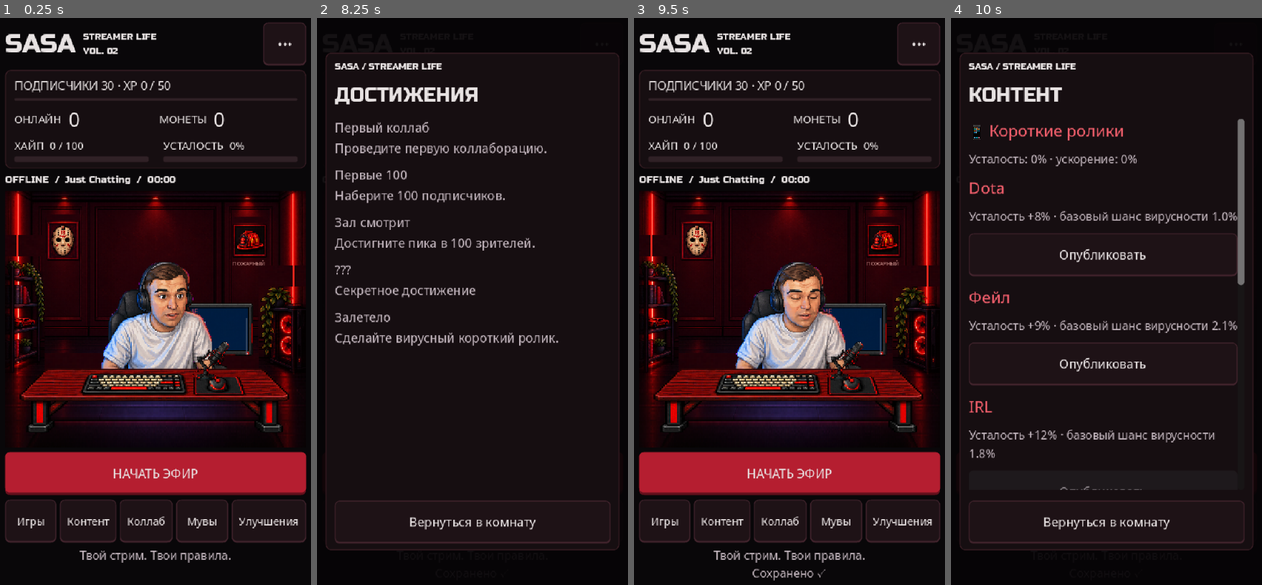
Above: before the commit, frames 1-4 (left to right).
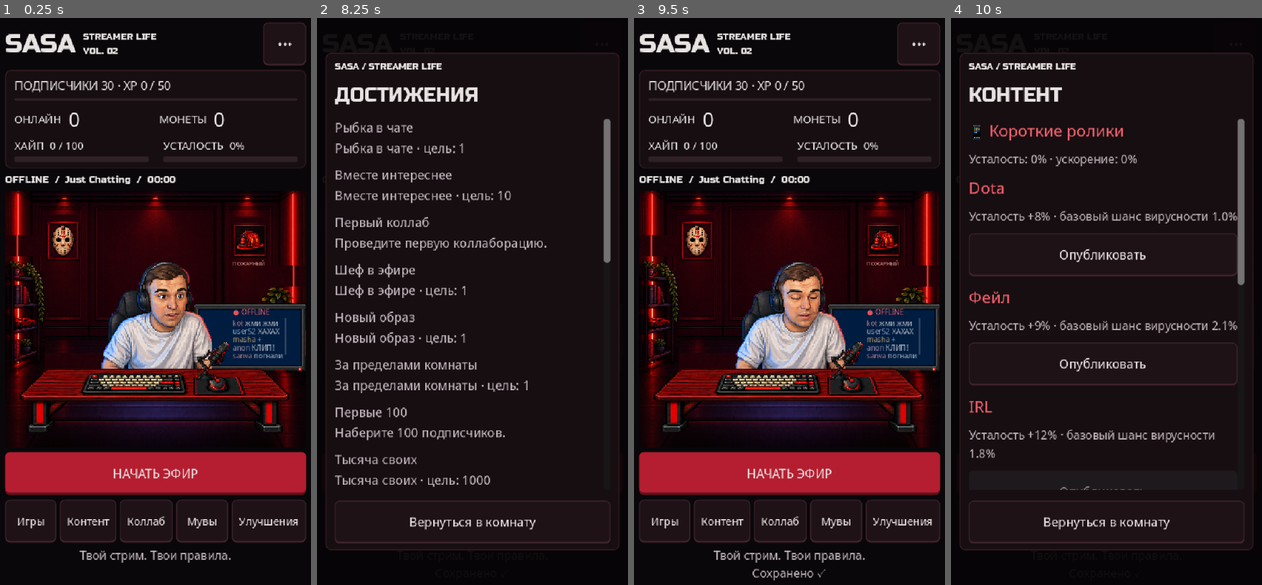
Above: after the commit, the same moments.

Repository: maximka9/TestMobileApp
Game: Godot game, scene res://src/features/stream/scenes/main_game.tscn
Same seed, same stepped clock (60 frames per second), same inputs: the game is played once before the commit and once after it.
Inputs:
- Up to frame 1 (0.25 s): no input
- Up to frame 2 (8.25 s): click "Контент" at 0.5 s; click "НАЧАТЬ ЭФИР" at 1.25 s; click "НАЧАТЬ ЭФИР" at 2 s; click "•••" at 2.75 s; click "Игры" at 3.5 s; click "Коллаб" at 4.25 s; click "Мувы" at 5 s; click "Улучшения" at 5.75 s; click "Вернуться в комнату" at 6.5 s; click "•••" at 7.25 s; click "Достижения" at 8 s
- Up to frame 3 (9.5 s): click "Игры" at 8.75 s
- Up to frame 4 (10 s): click "Контент" at 9.5 s

The runs differ from the first frame. In frame 1, 2.7% of the frame differs, in the area x 60-99%, y 50-63%; in frame 2, 6.9%, in the area x 5-95%, y 17-83%; in frame 3, 2.7%; in frame 4, less than 0.1%.

Commit message:
test: verify v0.4 integration and fix regressions

Diff:
--- a/project.godot
+++ b/project.godot
@@ -2,7 +2,7 @@
 
 [application]
 config/name="SASAclicker"
-config/version="0.2.0"
+config/version="0.4.0"
 run/main_scene="res://src/features/stream/scenes/main_game.tscn"
 config/features=PackedStringArray("4.7", "GL Compatibility")
 config/icon="res://assets/icons/icon.svg"
--- /dev/null
+++ b/resources/achievements/aquarium.tres
@@ -0,0 +1,10 @@
+[gd_resource type="Resource" script_class="AchievementDefinition" load_steps=2 format=3]
+[ext_resource type="Script" path="res://src/domain/models/achievement_definition.gd" id="1"]
+[resource]
+script = ExtResource("1")
+id = "aquarium"
+display_name = "Рыбка в чате"
+category = "Комната"
+description = "Рыбка в чате · цель: 1"
+metric = "aquarium"
+threshold = 1
--- /dev/null
+++ b/resources/achievements/collabs_10.tres
@@ -0,0 +1,10 @@
+[gd_resource type="Resource" script_class="AchievementDefinition" load_steps=2 format=3]
+[ext_resource type="Script" path="res://src/domain/models/achievement_definition.gd" id="1"]
+[resource]
+script = ExtResource("1")
+id = "collabs_10"
+display_name = "Вместе интереснее"
+category = "Коллабы"
+description = "Вместе интереснее · цель: 10"
+metric = "collabs"
+threshold = 10
--- /dev/null
+++ b/resources/achievements/first_cooking.tres
@@ -0,0 +1,10 @@
+[gd_resource type="Resource" script_class="AchievementDefinition" load_steps=2 format=3]
+[ext_resource type="Script" path="res://src/domain/models/achievement_definition.gd" id="1"]
+[resource]
+script = ExtResource("1")
+id = "first_cooking"
+display_name = "Шеф в эфире"
+category = "Контент"
+description = "Шеф в эфире · цель: 1"
+metric = "cooking"
+threshold = 1
--- /dev/null
+++ b/resources/achievements/first_cosplay.tres
@@ -0,0 +1,10 @@
+[gd_resource type="Resource" script_class="AchievementDefinition" load_steps=2 format=3]
+[ext_resource type="Script" path="res://src/domain/models/achievement_definition.gd" id="1"]
+[resource]
+script = ExtResource("1")
+id = "first_cosplay"
+display_name = "Новый образ"
+category = "Контент"
+description = "Новый образ · цель: 1"
+metric = "cosplay"
+threshold = 1
--- /dev/null
+++ b/resources/achievements/first_irl.tres
@@ -0,0 +1,10 @@
+[gd_resource type="Resource" script_class="AchievementDefinition" load_steps=2 format=3]
+[ext_resource type="Script" path="res://src/domain/models/achievement_definition.gd" id="1"]
+[resource]
+script = ExtResource("1")
+id = "first_irl"
+display_name = "За пределами комнаты"
+category = "Контент"
+description = "За пределами комнаты · цель: 1"
+metric = "irl"
+threshold = 1
--- /dev/null
+++ b/resources/achievements/followers_1000.tres
@@ -0,0 +1,10 @@
+[gd_resource type="Resource" script_class="AchievementDefinition" load_steps=2 format=3]
+[ext_resource type="Script" path="res://src/domain/models/achievement_definition.gd" id="1"]
+[resource]
+script = ExtResource("1")
+id = "followers_1000"
+display_name = "Тысяча своих"
+category = "Карьера"
+description = "Тысяча своих · цель: 1000"
+metric = "followers"
+threshold = 1000
--- /dev/null
+++ b/resources/achievements/followers_10000.tres
@@ -0,0 +1,10 @@
+[gd_resource type="Resource" script_class="AchievementDefinition" load_steps=2 format=3]
+[ext_resource type="Script" path="res://src/domain/models/achievement_definition.gd" id="1"]
+[resource]
+script = ExtResource("1")
+id = "followers_10000"
+display_name = "Известный канал"
+category = "Карьера"
+description = "Известный канал · цель: 10000"
+metric = "followers"
+threshold = 10000
--- /dev/null
+++ b/resources/achievements/followers_100000.tres
@@ -0,0 +1,10 @@
+[gd_resource type="Resource" script_class="AchievementDefinition" load_steps=2 format=3]
+[ext_resource type="Script" path="res://src/domain/models/achievement_definition.gd" id="1"]
+[resource]
+script = ExtResource("1")
+id = "followers_100000"
+display_name = "Большая аудитория"
+category = "Карьера"
+description = "Большая аудитория · цель: 100000"
+metric = "followers"
+threshold = 100000
--- /dev/null
+++ b/resources/achievements/followers_1000000.tres
@@ -0,0 +1,10 @@
+[gd_resource type="Resource" script_class="AchievementDefinition" load_steps=2 format=3]
+[ext_resource type="Script" path="res://src/domain/models/achievement_definition.gd" id="1"]
+[resource]
+script = ExtResource("1")
+id = "followers_1000000"
+display_name = "Миллион своих"
+category = "Карьера"
+description = "Миллион своих · цель: 1000000"
+metric = "followers"
+threshold = 1000000
--- /dev/null
+++ b/resources/achievements/high_tier_collab.tres
@@ -0,0 +1,10 @@
+[gd_resource type="Resource" script_class="AchievementDefinition" load_steps=2 format=3]
+[ext_resource type="Script" path="res://src/domain/models/achievement_definition.gd" id="1"]
+[resource]
+script = ExtResource("1")
+id = "high_tier_collab"
+display_name = "На большой сцене"
+category = "Коллабы"
+description = "На большой сцене · цель: 1"
+metric = "high_tier_collabs"
+threshold = 1
--- /dev/null
+++ b/resources/achievements/peak_1000.tres
@@ -0,0 +1,10 @@
+[gd_resource type="Resource" script_class="AchievementDefinition" load_steps=2 format=3]
+[ext_resource type="Script" path="res://src/domain/models/achievement_definition.gd" id="1"]
+[resource]
+script = ExtResource("1")
+id = "peak_1000"
+display_name = "Тысяча в эфире"
+category = "Онлайн"
+description = "Тысяча в эфире · цель: 1000"
+metric = "peak"
+threshold = 1000
--- /dev/null
+++ b/resources/achievements/peak_10000.tres
@@ -0,0 +1,10 @@
+[gd_resource type="Resource" script_class="AchievementDefinition" load_steps=2 format=3]
+[ext_resource type="Script" path="res://src/domain/models/achievement_definition.gd" id="1"]
+[resource]
+script = ExtResource("1")
+id = "peak_10000"
+display_name = "Полный стадион"
+category = "Онлайн"
+description = "Полный стадион · цель: 10000"
+metric = "peak"
+threshold = 10000
--- /dev/null
+++ b/resources/achievements/peak_50000.tres
@@ -0,0 +1,10 @@
+[gd_resource type="Resource" script_class="AchievementDefinition" load_steps=2 format=3]
+[ext_resource type="Script" path="res://src/domain/models/achievement_definition.gd" id="1"]
+[resource]
+script = ExtResource("1")
+id = "peak_50000"
+display_name = "Главный эфир"
+category = "Онлайн"
+description = "Главный эфир · цель: 50000"
+metric = "peak"
+threshold = 50000
--- /dev/null
+++ b/resources/achievements/relocation.tres
@@ -0,0 +1,10 @@
+[gd_resource type="Resource" script_class="AchievementDefinition" load_steps=2 format=3]
+[ext_resource type="Script" path="res://src/domain/models/achievement_definition.gd" id="1"]
+[resource]
+script = ExtResource("1")
+id = "relocation"
+display_name = "Новоселье"
+category = "Комната"
+description = "Новоселье · цель: 1"
+metric = "moved_home"
+threshold = 1
--- /dev/null
+++ b/resources/achievements/room_complete.tres
@@ -0,0 +1,10 @@
+[gd_resource type="Resource" script_class="AchievementDefinition" load_steps=2 format=3]
+[ext_resource type="Script" path="res://src/domain/models/achievement_definition.gd" id="1"]
+[resource]
+script = ExtResource("1")
+id = "room_complete"
+display_name = "Полный интерьер"
+category = "Комната"
+description = "Полный интерьер · цель: 4"
+metric = "room_items"
+threshold = 4
--- a/resources/achievements/slay_king.tres
+++ b/resources/achievements/slay_king.tres
@@ -9,3 +9,4 @@
 metric = "slay"
 threshold = 1
 secret = true
+requirements = {"followers": 1000000, "peak": 50000, "reputation": 80, "high_tier_collabs": 3, "achievements": 12}
--- /dev/null
+++ b/resources/achievements/viral_10.tres
@@ -0,0 +1,10 @@
+[gd_resource type="Resource" script_class="AchievementDefinition" load_steps=2 format=3]
+[ext_resource type="Script" path="res://src/domain/models/achievement_definition.gd" id="1"]
+[resource]
+script = ExtResource("1")
+id = "viral_10"
+display_name = "Вирусный автор"
+category = "Контент"
+description = "Вирусный автор · цель: 10"
+metric = "viral_posts"
+threshold = 10
--- a/src/app/app_bootstrap.gd
+++ b/src/app/app_bootstrap.gd
@@ -60,7 +60,7 @@
 	controller.configure.call_deferred(self)
 	queue.request_save()
 	set_process(true)
-	logger.write("INFO", "APP", "game_started", {"version": "0.2.0"})
+	logger.write("INFO", "APP", "game_started", {"version": ProjectSettings.get_setting("application/config/version")})
 
 func _load_config_resource() -> Resource:
 	var path: String = config_path
--- a/src/domain/models/achievement_definition.gd
+++ b/src/domain/models/achievement_definition.gd
@@ -8,3 +8,4 @@
 @export var metric: String = ""
 @export var threshold: int = 1
 @export var secret: bool = false
+@export var requirements: Dictionary = {}
--- a/src/domain/services/achievement_service.gd
+++ b/src/domain/services/achievement_service.gd
@@ -12,10 +12,18 @@
 		if id in state.unlocked_achievements:
 			continue
 		var definition: AchievementDefinition = catalog.achievements[id] as AchievementDefinition
-		if definition != null and _value(state, definition.metric) >= definition.threshold:
+		if definition != null and _qualifies(state, definition):
 			state.unlocked_achievements.append(id)
 			unlocked.append(id)
 	return unlocked
+
+func _qualifies(state: PlayerState, definition: AchievementDefinition) -> bool:
+	if not definition.requirements.is_empty():
+		for metric: String in definition.requirements:
+			if _value(state, metric) < int(definition.requirements[metric]):
+				return false
+		return true
+	return _value(state, definition.metric) >= definition.threshold
 
 func _value(state: PlayerState, metric: String) -> int:
 	match metric:
@@ -30,7 +38,8 @@
 		"aquarium": return 1 if "aquarium" in state.owned_room_items else 0
 		"room_items": return state.owned_room_items.size()
 		"moved_home": return 1 if state.current_home_id != "starter_home" else 0
-		"slay": return 1 if state.followers >= 1000000 and state.lifetime_peak_viewers >= 50000 and state.reputation >= 80.0 and state.high_tier_collabs >= 3 and state.unlocked_achievements.size() >= 12 else 0
+		"reputation": return int(state.reputation)
+		"achievements": return state.unlocked_achievements.size()
 	return 0
 
 func _stream_count(state: PlayerState, stream_id: String) -> int:
--- a/src/features/stream/scenes/room_view.tscn
+++ b/src/features/stream/scenes/room_view.tscn
@@ -76,10 +76,11 @@
 
 [node name="Aquarium" type="ColorRect" parent="Stage"]
 visible = false
+z_index = 1
 offset_left = 270.0
-offset_top = 112.0
+offset_top = 78.0
 offset_right = 322.0
-offset_bottom = 154.0
+offset_bottom = 120.0
 color = Color(0.05, 0.42, 0.58, 1)
 mouse_filter = 2
 
--- a/src/features/stream/ui/main_game_controller.gd
+++ b/src/features/stream/ui/main_game_controller.gd
@@ -413,18 +413,20 @@
 		var item: RoomItemDefinition = app.catalog.room_items[id] as RoomItemDefinition
 		modal_body.add_child(SasaUI.label("%s · %s · %d монет" % [item.display_name, item.category, item.price], &"body", &"AccentLabel"))
 		var button: Button = SasaUI.button("Купить" if not id in app.stream.state.owned_room_items else "Куплено", func() -> void:
-			_modal_feedback(app.room_customization.purchase_item(app.stream.state, id))
-			_show_interior())
-		button.disabled = id in app.stream.state.owned_room_items
+			var result: OperationResult = app.room_customization.purchase_item(app.stream.state, id)
+			_show_interior()
+			_modal_feedback(result))
+		button.disabled = id in app.stream.state.owned_room_items or app.stream.state.money < item.price or app.stream.state.career_tier < item.required_tier
 		modal_body.add_child(button)
 	modal_body.add_child(SasaUI.label("ПЕРЕЕЗД", &"heading", &"AccentLabel"))
 	for id: String in app.catalog.homes:
 		var home: HomeDefinition = app.catalog.homes[id] as HomeDefinition
 		modal_body.add_child(SasaUI.label("%s · %d монет · тир %d" % [home.display_name, home.price, home.required_career_tier], &"small", &"MutedLabel"))
 		var move: Button = SasaUI.button("Переехать", func() -> void:
-			_modal_feedback(app.room_customization.purchase_home(app.stream.state, id))
-			_show_interior())
-		move.disabled = app.stream.state.current_home_id == id
+			var result: OperationResult = app.room_customization.purchase_home(app.stream.state, id)
+			_show_interior()
+			_modal_feedback(result))
+		move.disabled = app.stream.state.current_home_id == id or (not id in app.stream.state.owned_homes and (app.stream.state.money < home.price or app.stream.state.career_tier < home.required_career_tier))
 		modal_body.add_child(move)
 
 func _show_social_profile() -> void:
--- a/src/features/stream/ui/room_view.gd
+++ b/src/features/stream/ui/room_view.gd
@@ -42,6 +42,14 @@
 	_ignore_child_input(self)
 	for child: Node in _chat_content.get_children():
 		_chat_rows.append(child as RichTextLabel)
+	# Widen the physical bezel as well as its Control; keep text beyond the character.
+	$Stage/Desk/RightMonitor.position.x = 210.0
+	$Stage/Desk/RightMonitor/Bezel.scale = Vector2(1.15, 1.3)
+	_chat_content.position.x = 44.0
+	_chat_content.size = Vector2(70, 57)
+	_chat_status.position.x = 44.0
+	for row: RichTextLabel in _chat_rows:
+		row.size.x = 70.0
 	floating_pool = $Effects/FloatingTextPool as FloatingTextPool
 	resized.connect(_fit_stage)
 	_fit_stage()
@@ -60,13 +68,20 @@
 	_set_appearance(state.career_tier)
 	$Stage/KitchenBackdrop.visible = state.current_location_id == "kitchen"
 	$Stage/KitchenSasavot.visible = state.current_location_id == "kitchen"
-	$Stage/Aquarium.visible = "aquarium" in state.owned_room_items
+	for node_name: String in ["AdaptiveBackdrop", "Wall", "FurnitureBack", "Desk", "Character", "Foreground", "AmbientLighting"]:
+		$Stage.get_node(node_name).visible = state.current_location_id != "kitchen"
+	$Stage/Aquarium.visible = "aquarium" in state.owned_room_items and state.current_location_id != "kitchen"
+	$Stage/Wall.modulate = Color(0.65, 0.75, 0.85) if "dark_wood_wall" in state.owned_room_items else Color.WHITE
+	$Stage/FurnitureBack/Floor.modulate = Color(0.6, 0.7, 0.85) if "industrial_floor" in state.owned_room_items else Color.WHITE
+	$Stage/AdaptiveBackdrop/LeftLED.modulate = Color(1, 0.5, 0.7) if "neon_light" in state.owned_room_items else Color.WHITE
+	$Stage/AdaptiveBackdrop/RightLED.modulate = $Stage/AdaptiveBackdrop/LeftLED.modulate
 	_refresh_live()
 	if reduced_motion:
 		pulse = 0.0
 		sasavot_sprite.frame = 0
 		sasavot_sprite.scale = _appearance_scale
 		_chat_slide = 0.0
+	_sync_kitchen_character()
 
 func _process(delta: float) -> void:
 	if not is_node_ready():
@@ -84,6 +99,7 @@
 		sasavot_sprite.frame = 2 if _appearance_tier == 0 and phase > 4.60 else (1 if _appearance_tier == 0 and phase > 2.3 else 0)
 		sasavot_sprite.scale = _appearance_scale
 	_hype_light.modulate.a = 0.30 if live and hype >= 80.0 else 0.0
+	_sync_kitchen_character()
 	_refresh_live()
 	if live:
 		chat_clock += delta
@@ -172,11 +188,20 @@
 	else:
 		var portrait: AtlasTexture = AtlasTexture.new()
 		portrait.atlas = CAREER_TEXTURE
-		portrait.region = Rect2(682 * target, 0, 682, 1024)
+		var cell_width: int = CAREER_TEXTURE.get_width() / 3
+		portrait.region = Rect2(cell_width * target, 0, cell_width, CAREER_TEXTURE.get_height())
 		sasavot_sprite.texture = portrait
 		sasavot_sprite.hframes = 1
-		_appearance_scale = Vector2(0.13, 0.13)
+		_appearance_scale = Vector2.ONE * (128.0 / CAREER_TEXTURE.get_height())
 	sasavot_sprite.frame = 0
+	sasavot_sprite.scale = _appearance_scale
+
+func _sync_kitchen_character() -> void:
+	var kitchen: Sprite2D = $Stage/KitchenSasavot
+	kitchen.texture = sasavot_sprite.texture
+	kitchen.hframes = sasavot_sprite.hframes
+	kitchen.frame = sasavot_sprite.frame
+	kitchen.scale = sasavot_sprite.scale
 
 func _set_category(category: String) -> void:
 	if category == _category:
--- /dev/null
+++ b/tests/career_final_smoke.gd
@@ -0,0 +1,62 @@
+extends "res://tests/typography_smoke.gd"
+
+func _run() -> void:
+	root.size = Vector2i(540, 960)
+	game = (load("res://src/features/stream/scenes/main_game.tscn") as PackedScene).instantiate() as MainGameController
+	(game.get_node("AppBootstrap") as AppBootstrap).repository_override = FakeSaveRepository.new()
+	root.add_child(game)
+	await process_frame
+	await process_frame
+	game.app.set_process(false)
+	DirAccess.make_dir_recursive_absolute(ProjectSettings.globalize_path(OUTPUT))
+	var state: PlayerState = game.app.stream.state
+	var bounds: Rect2 = game.room.get_global_rect()
+	var position: Vector2 = game.room.sasavot_sprite.position
+	state.settings["reduced_motion"] = true
+	for tier: int in range(3):
+		state.career_tier = tier
+		game._refresh()
+		var texture: Texture2D = game.room.sasavot_sprite.texture
+		if texture is AtlasTexture:
+			_check(Rect2(Vector2.ZERO, texture.atlas.get_size()).encloses(texture.region), "Career atlas region within image")
+		state.viewers = 99999
+		game._refresh()
+		_check(game.room.sasavot_sprite.texture == texture, "Instant viewers cannot switch appearance")
+		_check(game.room.get_global_rect() == bounds and game.room.sasavot_sprite.position == position, "Appearance preserves hitbox and desk position")
+		await _capture("career_tier_%d" % tier)
+	state.current_location_id = "kitchen"
+	game._refresh()
+	_check(game.room.get_node("Stage/KitchenSasavot").texture == game.room.sasavot_sprite.texture, "Kitchen uses career appearance")
+	await _capture("career_kitchen")
+	state.current_location_id = "streamer_room"
+	game._refresh()
+	_check(not game.room.get_node("Stage/Aquarium").visible, "Aquarium absent before purchase")
+	state.money = 10000
+	_check(game.app.room_customization.purchase_item(state, "aquarium").success, "Aquarium purchase succeeds")
+	game._refresh()
+	_check(game.room.get_node("Stage/Aquarium").visible and game.room.get_node("Stage/Aquarium").z_index > 0, "Purchased aquarium above backdrop")
+	await _capture("career_aquarium")
+	game._show_interior()
+	await _capture("career_interior")
+	game._show_achievements()
+	await _capture("career_achievements")
+	game._close_modal()
+	state.followers = 1000000
+	state.lifetime_peak_viewers = 50000
+	state.completed_collabs = 10
+	state.high_tier_collabs = 3
+	state.viral_posts = 10
+	state.cosplay_streams = 1
+	state.owned_room_items = ["aquarium", "neon_light", "dark_wood_wall", "industrial_floor"]
+	state.current_home_id = "new_apartment"
+	state.reputation = 79
+	game.app.achievements.evaluate(state)
+	_check(not "slay_king" in state.unlocked_achievements, "SLAY KING requires reputation too")
+	state.reputation = 80
+	game.app.achievements.evaluate(state)
+	_check("slay_king" in state.unlocked_achievements, "SLAY KING reachable with catalog achievements")
+	_check(game.app.achievements.evaluate(state).is_empty(), "Achievements never unlock twice")
+	game.queue_free()
+	await process_frame
+	print("CAREER FINAL SMOKE: %d failures" % failures)
+	quit(0 if failures == 0 else 1)
Not shown, changed: export_presets.cfg
Not shown, added: tests/career_final_smoke.gd.uid
Not shown, added: docs/verification-v040.md
Not shown, changed: tools/test.ps1
